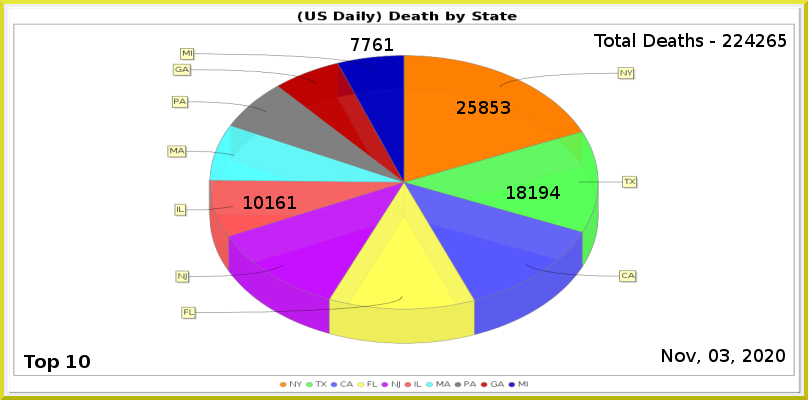
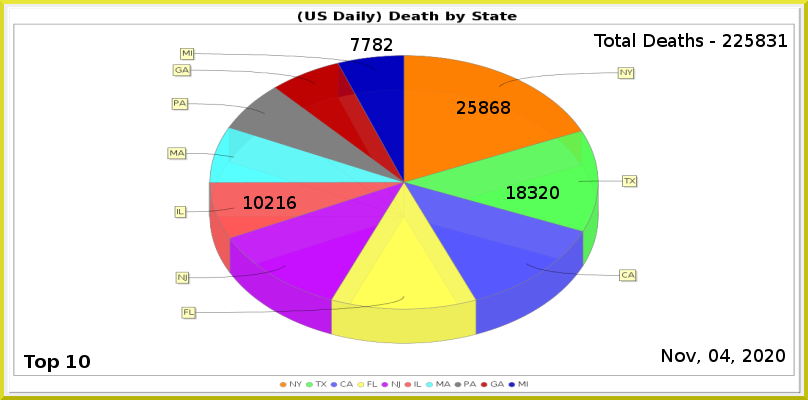
Comparing the layer stacks of the two (808, 400) images. Changes:
painted on "Least" over [373, 38, 393, 51]
painted on "6" over [265, 196, 296, 209]
painted on "2" over [528, 186, 560, 199]
painted on "1" over [490, 101, 510, 114]
renamed "Total Deaths - 224265" to "Total Deaths - 225831", painted on it over [745, 34, 787, 47]
painted on "Current Date" over [720, 349, 730, 362]
painted on "Death_by_State.png" over [167, 48, 639, 344]
